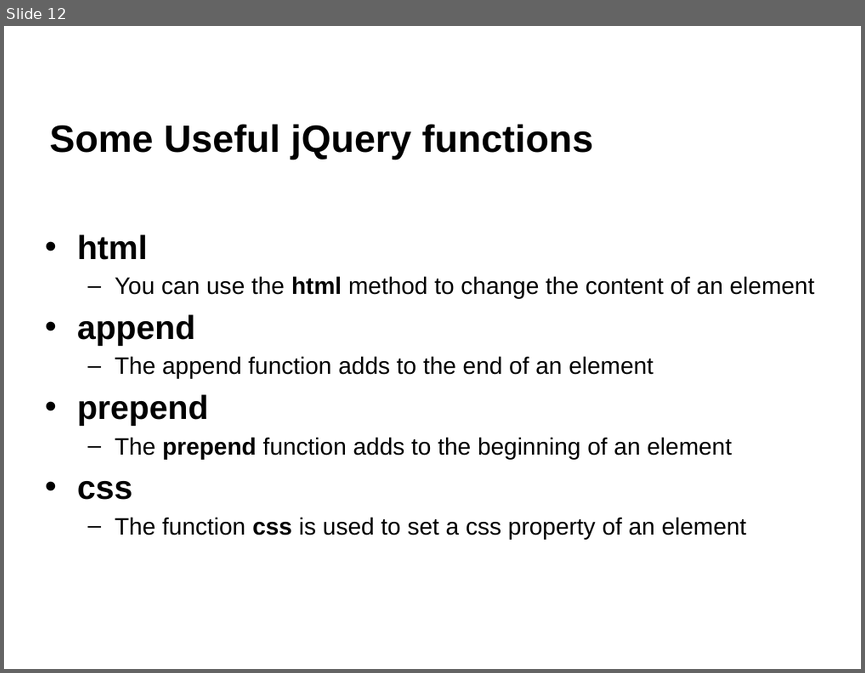
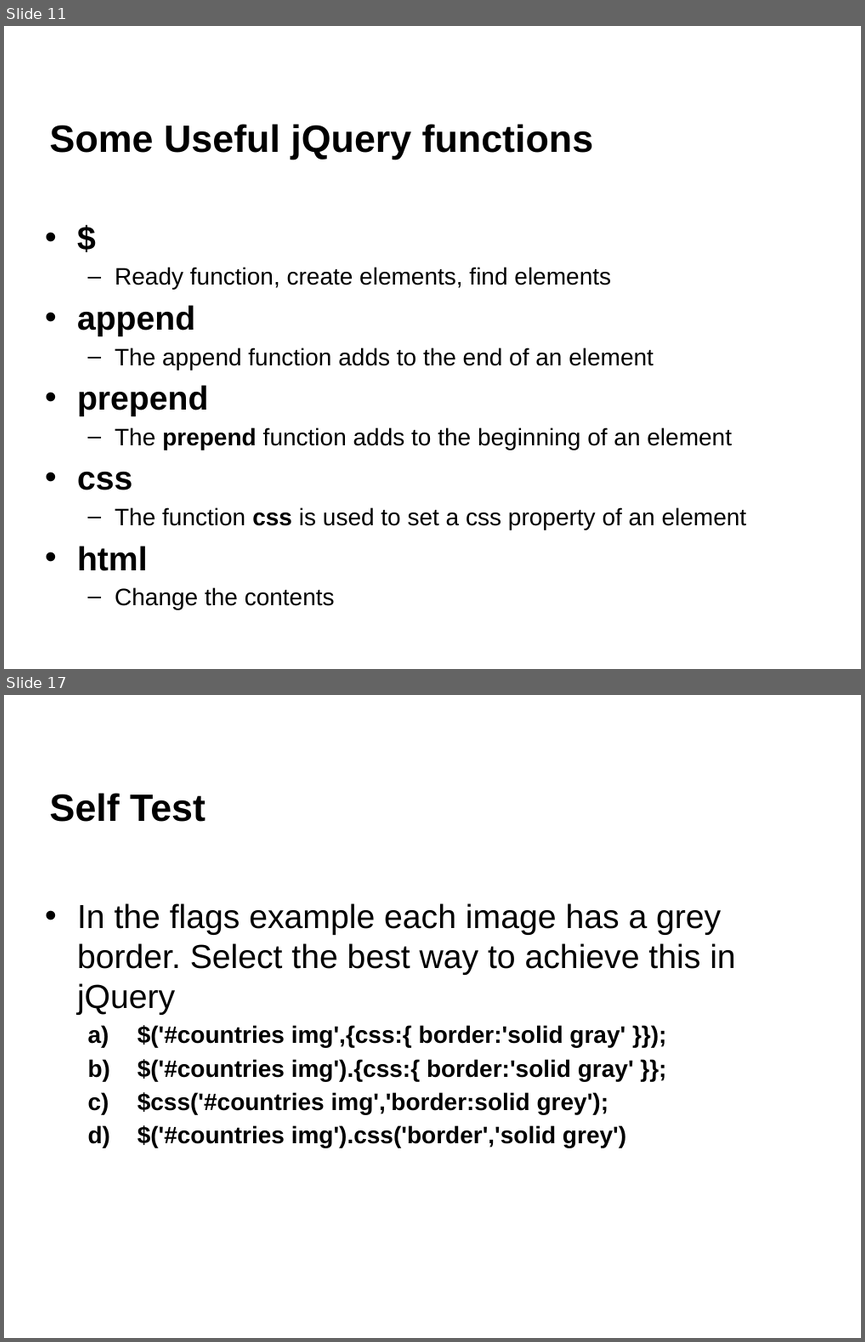
Before and after one commit to napier40000036/jQueryTutorial, a slide deck: jQuery L01 Introduction.pptx. Shown one above the other, each under a label of ours: slide 12 before the commit, slides 11 and 17 after it; the slides between them are not shown. The pictures are 865x673 and 865x1342 pixels, drawn with LibreOffice and Linux fonts; fonts in the diff are those of the drawing; background and template pictures are left out. Boxes give left, top, right and bottom in pixels: in the first picture for what was removed or moved away, otherwise in the second. Text is boxed around its words. In the diff, an @@ line names an element or a change of style, - is before the commit and + after.

```diff
--- a/jQuery L01 Introduction.pptx
+++ b/jQuery L01 Introduction.pptx
@@ slide 17 added at (4,695,861,1338), background #FFFFFF @@
@@ title added at (50,793,205,822), 32 pt, text #000000, bold @@
+Self Test
@@ text added at (77,903,736,1147), 20 pt, text #000000, bold @@
+• In the flags example each image has a grey border. Select the best way to achieve this in jQuery
+  a) $('#countries img',{css:{ border:'solid gray' }});
+  b) $('#countries img').{css:{ border:'solid gray' }};
+  c) $css('#countries img','border:solid grey');
+  d) $('#countries img').css('border','solid grey')
@@ what was slide 12 is now slide 11 @@
@@ slide 11 changed as well @@
@@ text "$": place and size @@
-text "$" at (77,234,815,539)
+text "$" at (77,267,747,609)
@@ text at (114,267,611,290): text changed @@
-• html
-  – You can use the html method to change the content of an element
+• $
+  – Ready function, create elements, find elements
@@ text at (77,545,335,609): paragraphs added @@
+• html
+  – Change the contents
```
Also in this commit, not shown: 6 other slides changed, 15 other slides added, 3 slides removed, 2 other files.
